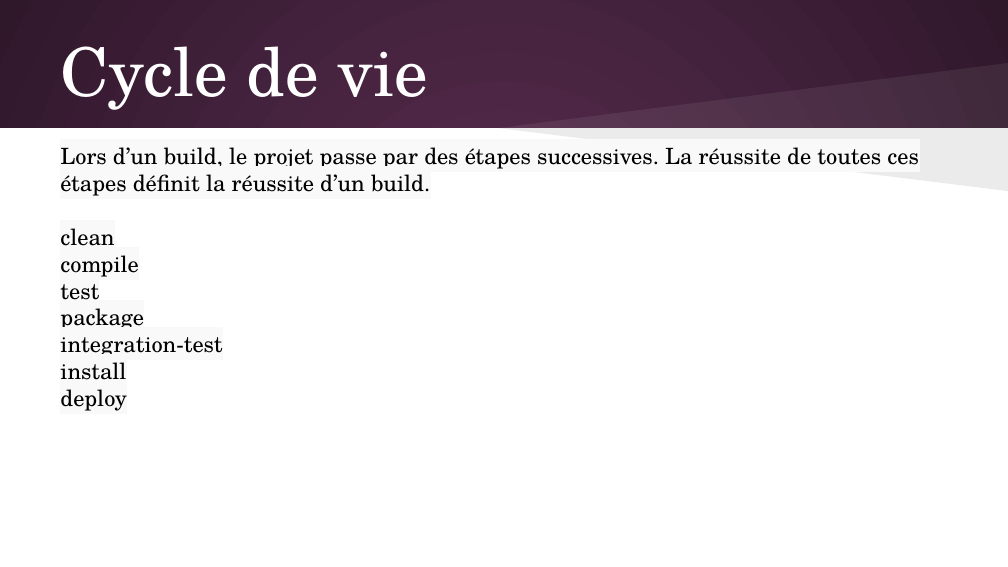
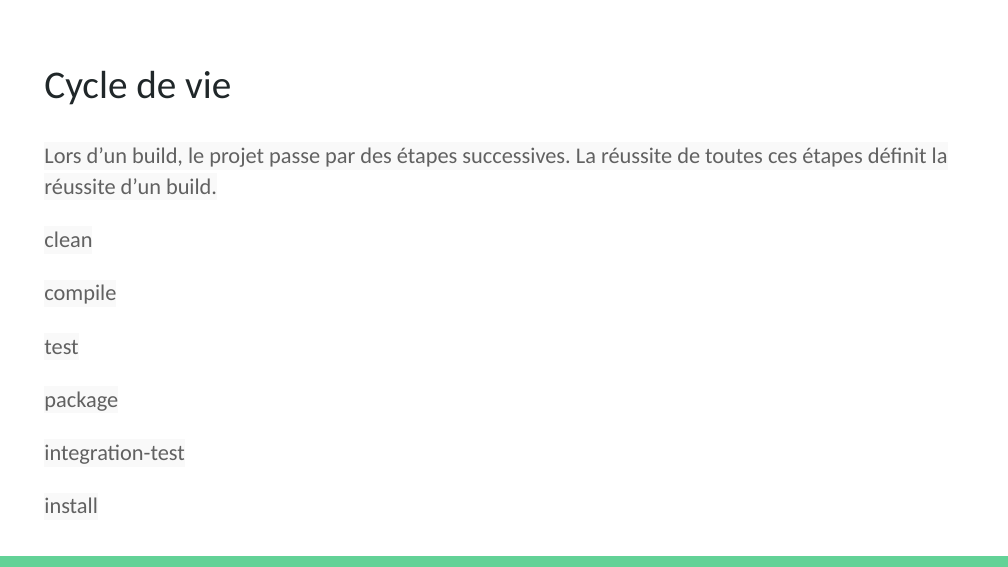
Before and after one commit to olivier-pitton/dant, a slide deck: slide 12 of maven/Cours Maven.pptx (slide 13 before the commit). Drawn at 1008x567 pixels with LibreOffice and Linux fonts; fonts in the diff are those of the drawing. Boxes give left, top, right and bottom in pixels: in the first picture for what was removed or moved away, otherwise in the second. Text is boxed around its words. In the diff, an @@ line names an element or a change of style, - is before the commit and + after.

```diff
--- a/maven/Cours Maven.pptx
+++ b/maven/Cours Maven.pptx
@@ background gradient #592D50 to #30182B to #FFFFFF @@
@@ title "Cycle de vie": place and size @@
-title "Cycle de vie" at (60,46,428,110)
+title "Cycle de vie" at (44,70,231,105)
@@ title "Cycle de vie" at (44,70,231,105): size 48 to 28 pt, font TeX Gyre Schola to Calibri, text colour #FFFFFF to #202729; vertical alignment middle to top @@
@@ freeform shape removed at (499,62,1008,128) @@
@@ rectangle removed at (0,128,1008,566) @@
@@ text "Lors d’un build, le projet ...": place and size @@
-text "Lors d’un build, le projet ..." at (60,147,918,411)
+text "Lors d’un build, le projet ..." at (44,147,948,513)
@@ text "Lors d’un build, le projet ..." at (44,147,948,513): font TeX Gyre Schola to Calibri, text colour #000000 to #616161; line spacing 1 to 1.15; more space between paragraphs @@
@@ freeform shape removed at (499,128,1008,191) @@
@@ text at (60,389,126,411): paragraph removed @@
-deploy
@@ rectangle added at (0,556,1008,567), fill #63D297 @@
```
Also in this commit, not shown: 13 other slides changed, 1 slide added, 1 other file.
